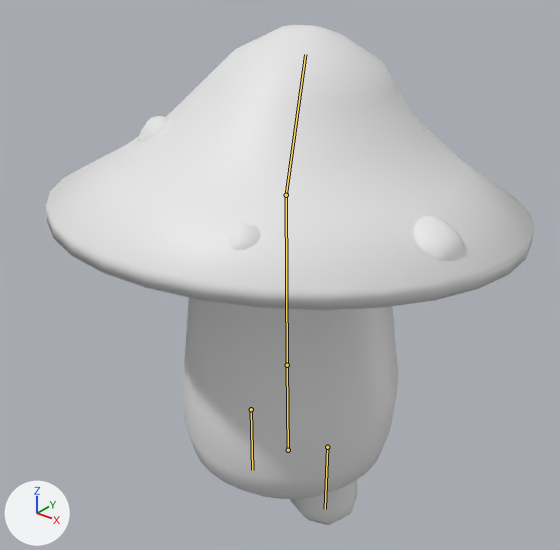
Two versions of the Blender file Content/Enemies/Meshes/LilMushroomEnemy.blend, one commit apart.
Camera for both pictures: a 50 mm lens placed at (0.942, -1.209, 1.344), pointed at (-0.015, -0.013, 0.602). The lights are fixed; the arrows at lower left show +X, +Y and +Z. The bones that bend it are drawn over the model as lines.
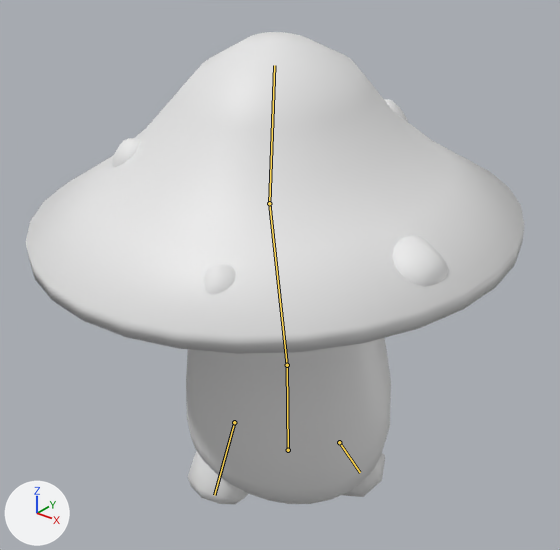
The newer file adds an action. The first version stands in its rest pose; the second is drawn at frame 30 of the action 'Run'.

The edits, one by one:
Bone 'Bone.004' (bone_bone_004) turns from (0, 0, 0) to (8, 0, 0) degrees about its own x, y and z.
Bone 'Bone.002' (bone_bone_002) moves from (0.0, 0.0, 0.0) to (0.0, 0.003, 0.062).
Bone 'Bone.002' (bone_bone_002) turns from (0, 0, 0) to (25, -1, 0) degrees about its own x, y and z.
Bone 'Bone.003' (bone_bone_003) moves from (0.0, 0.0, 0.0) to (0.0, 0.017, -0.048).
Bone 'Bone.003' (bone_bone_003) turns from (0, 0, 0) to (-33, -1, 0) degrees about its own x, y and z.

Where the change shows, as pixel boxes [x1, y1, x2, y2] in the pictures (560 x 550 px):
'Circle.001', posed (13% taller)
    before: [46, 25, 534, 310]
    after: [26, 32, 524, 354]
'Circle', posed
    before: [183, 297, 398, 499]
    after: [186, 338, 391, 504]
'Cube.006', posed
    before: [290, 480, 357, 525]
    after: [188, 451, 385, 504]
'Cube.001', posed (15% taller)
    before: [413, 216, 465, 261]
    after: [393, 235, 448, 287]
'Cube.003', posed (6% narrower, 11% taller)
    before: [138, 116, 168, 142]
    after: [112, 138, 140, 167]
bone 'Bone.004', root to tip
    before: (287, 365) to (286, 195)
    after: (287, 365) to (269, 203)
bone 'Bone.002', root to tip
    before: (251, 409) to (252, 470)
    after: (234, 422) to (214, 495)
bone 'Bone.003', root to tip
    before: (327, 447) to (325, 509)
    after: (339, 442) to (360, 472)
